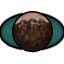
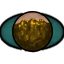
Before/after of a 64x64 layered artwork. What changed in the layer stack:
pixels changed over [left=11, top=18, right=53, bottom=51] (layer not identified)
